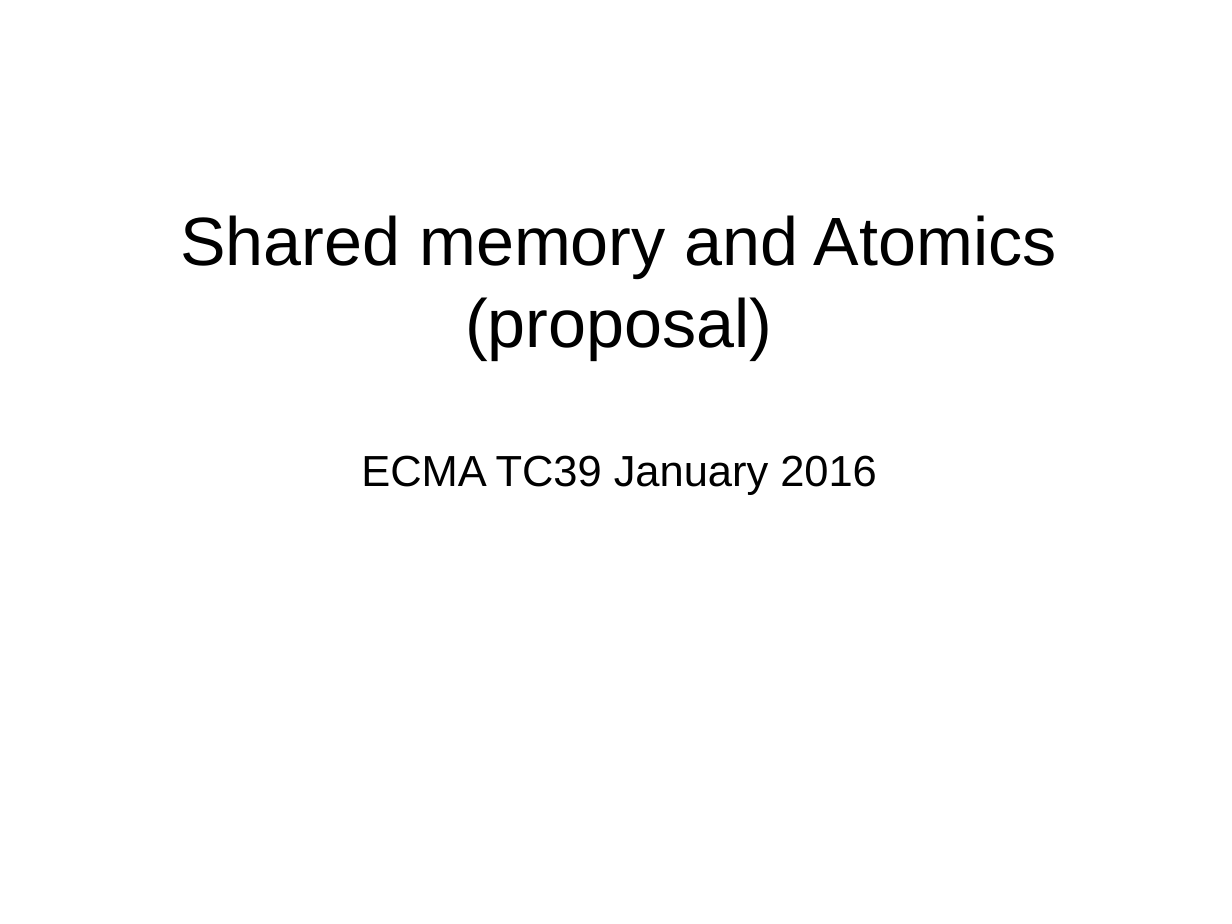
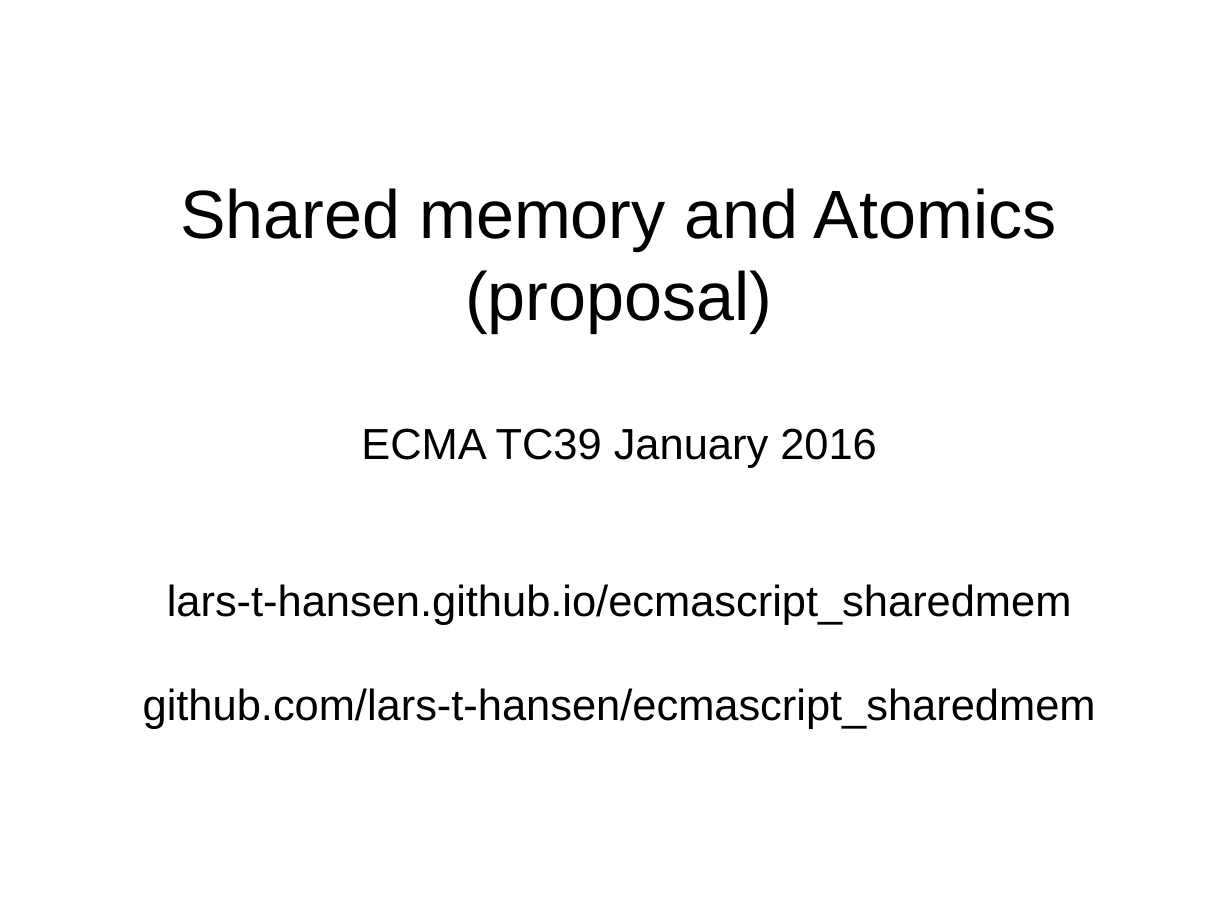
Before and after one commit to tc39/proposal-ecmascript-sharedmem, a slide deck: slide 1 of tc39/presentation-jan-2016.odp. Drawn at 1232x924 pixels with LibreOffice and Linux fonts; fonts in the diff are those of the drawing. Boxes give left, top, right and bottom in pixels: in the first picture for what was removed or moved away, otherwise in the second. Text is boxed around its words. In the diff, an @@ line names an element or a change of style, - is before the commit and + after.

```diff
--- a/tc39/presentation-jan-2016.odp
+++ b/tc39/presentation-jan-2016.odp
@@ title at <box>143,188,1096,729</box>: text changed; size 44 to 28 pt @@
-Shared memory and Atomics
-(proposal)
-ECMA TC39 January 2016
+Shared memory and Atomics
+(proposal)
+ECMA TC39 January 2016
+lars-t-hansen.github.io/ecmascript_sharedmem
+github.com/lars-t-hansen/ecmascript_sharedmem
```
Also in this commit, not shown: 15 other slides changed, 7 slides added, 1 slide removed, 1 other file.
